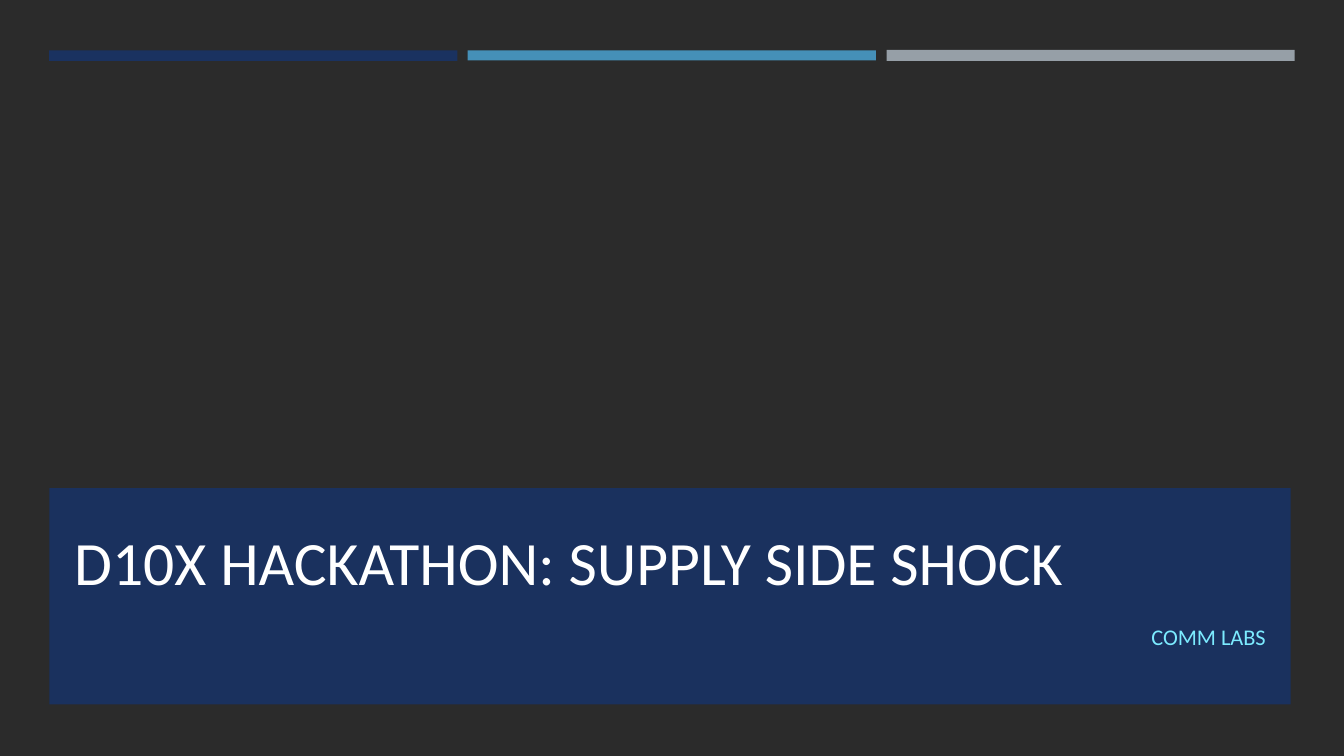
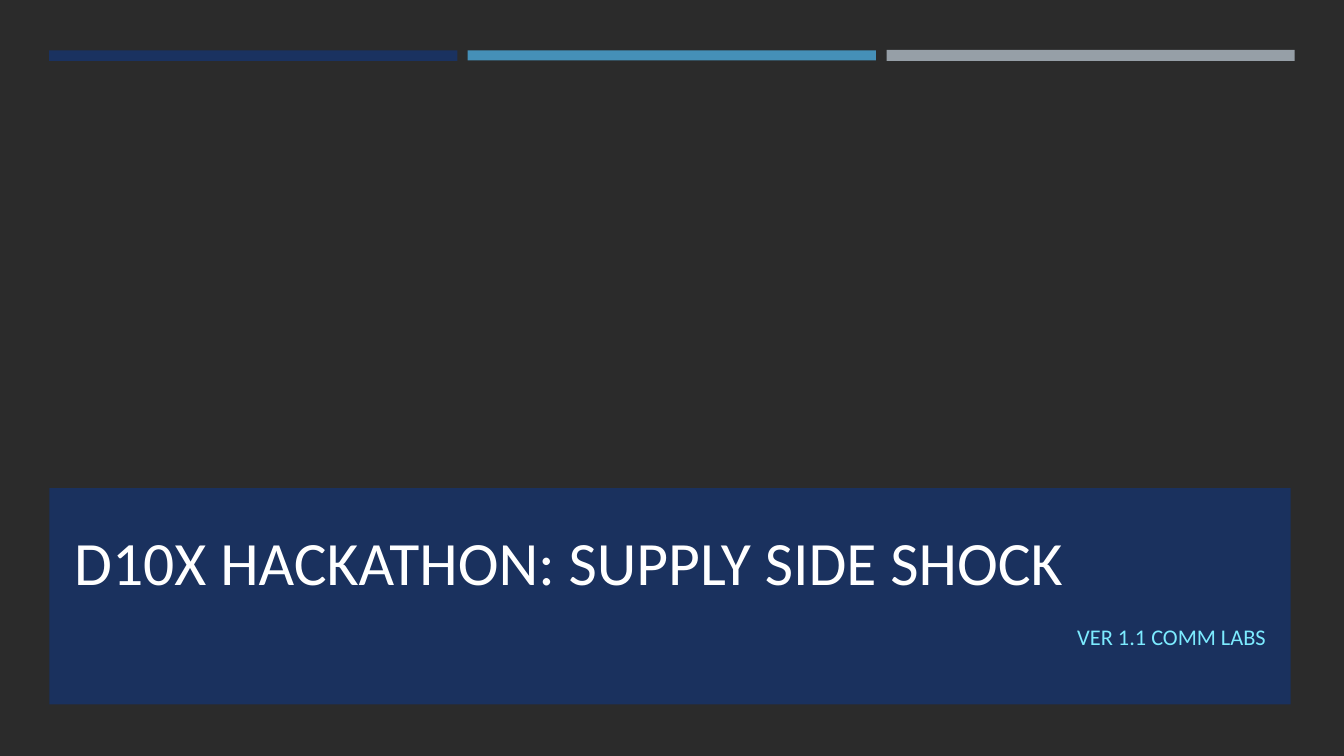
Before and after one commit to ersawant/d10x, a slide deck: slide 1 of D10X Supplyside shock.pptx. Drawn at 1344x756 pixels with LibreOffice and Linux fonts; fonts in the diff are those of the drawing; background and template pictures are left out; a plain dark background stands for a picture behind light text. Boxes give left, top, right and bottom in pixels: in the first picture for what was removed or moved away, otherwise in the second. Text is boxed around its words. In the diff, an @@ line names an element or a change of style, - is before the commit and + after.

Commit message:
v 1.1
version changed to check

```diff
--- a/D10X Supplyside shock.pptx
+++ b/D10X Supplyside shock.pptx
@@ subtitle at [1077,630,1266,645]: text changed @@
-COMM LABS
+VER 1.1 COMM LABS
```
